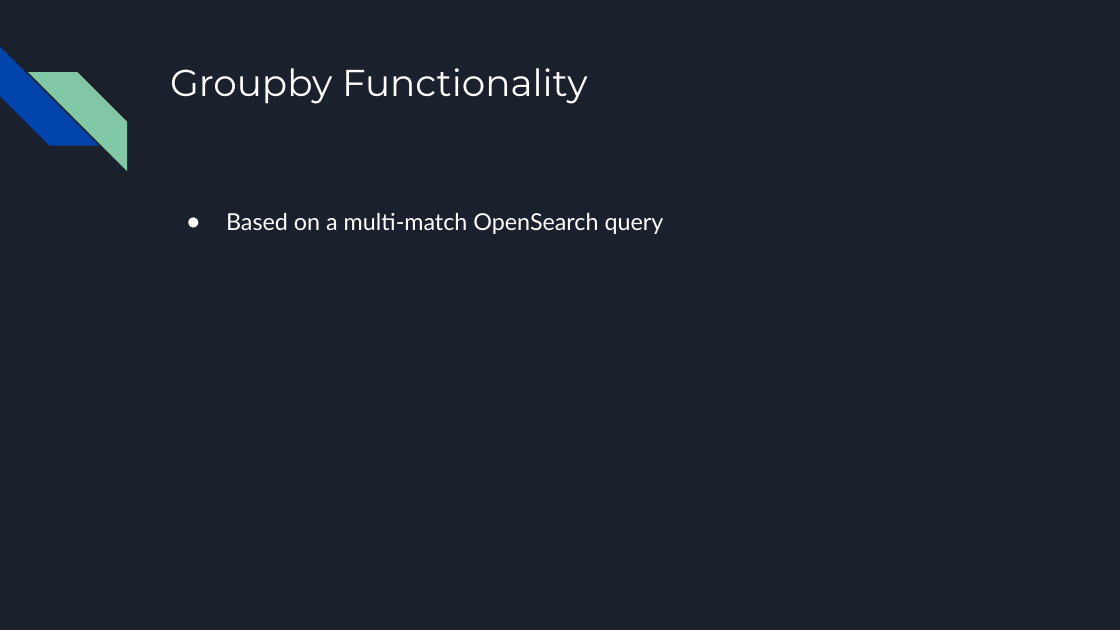
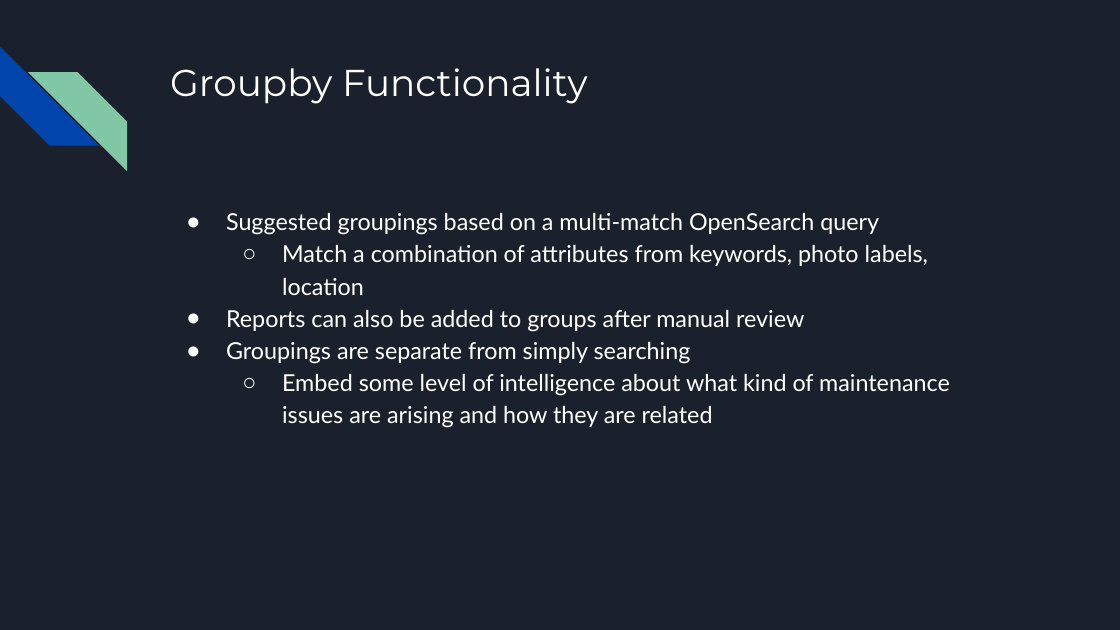
Before and after one commit to cufixit/other, a slide deck: slide 17 of Cloud Final Presentation.pptx. Drawn at 1120x630 pixels with LibreOffice and Linux fonts; fonts in the diff are those of the drawing. Boxes give left, top, right and bottom in pixels: in the first picture for what was removed or moved away, otherwise in the second. Text is boxed around its words. In the diff, an @@ line names an element or a change of style, - is before the commit and + after.

```diff
--- a/Cloud Final Presentation.pptx
+++ b/Cloud Final Presentation.pptx
@@ text at <box>226,213,950,428</box>: text changed @@
-● Based on a multi-match OpenSearch query
+● Suggested groupings based on a multi-match OpenSearch query
+  ○ Match a combination of attributes from keywords, photo labels, location
+● Reports can also be added to groups after manual review
+● Groupings are separate from simply searching
+  ○ Embed some level of intelligence about what kind of maintenance issues are arising and how they are related
```
Also in this commit, not shown: 1 other slide changed, 2 slides added, 1 slide removed.
